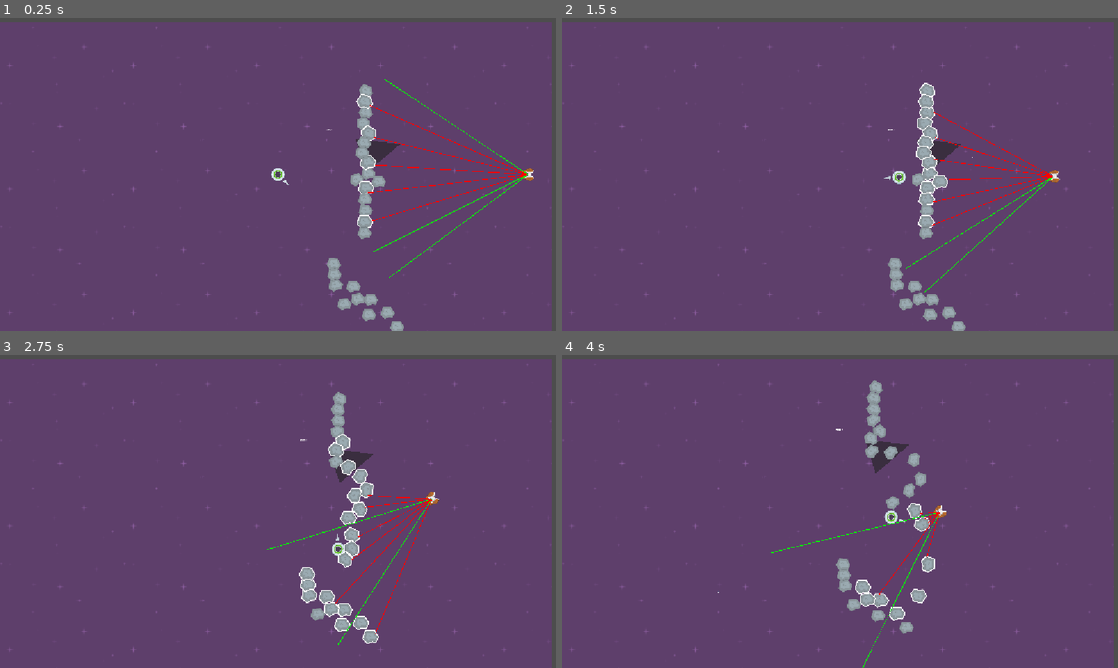
Above: before the commit, frames 1-4 (two rows, left to right).
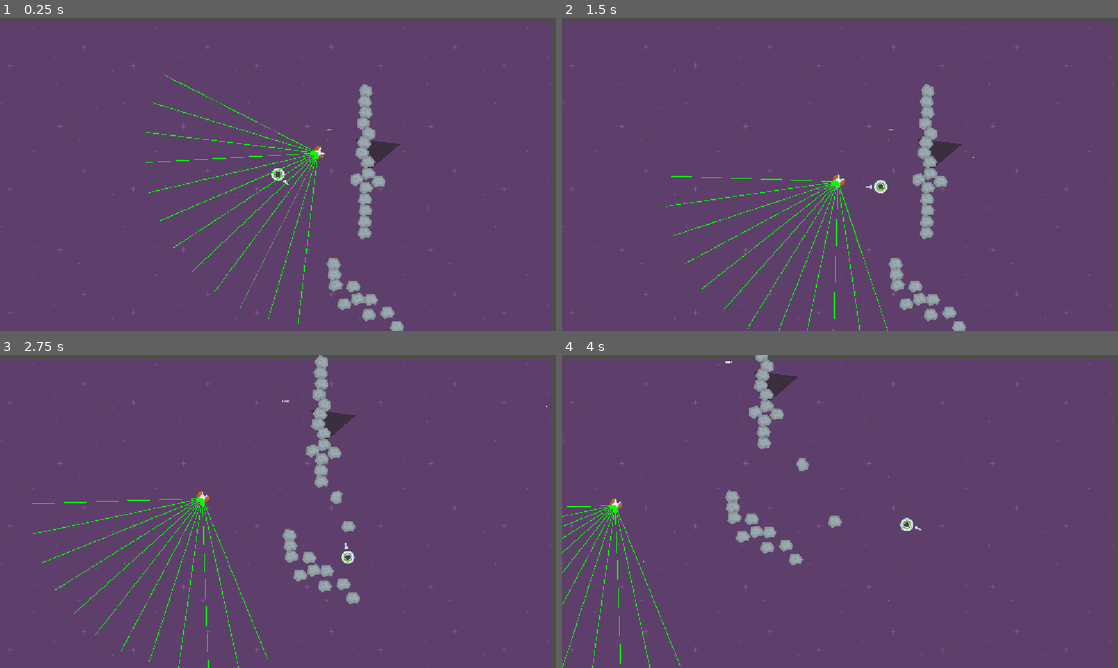
Above: after the commit, the same moments.

Repository: BlackSabre/SpeedySaucer
Game: Godot game, scene res://scenes/levels/level_1.tscn
Same seed, same stepped clock (60 frames per second), same inputs: the game is played once before the commit and once after it.
Inputs (mouse positions are in pixels of both pictures, inside the frame that each line leads up to):
- Up to frame 1 (0.25 s): no input
- Up to frame 2 (1.5 s): move the mouse to (962, 158) at 0.52 s; hold D (move_right) 0.53-1.28 s; click (962, 158) at 0.67 s; move the mouse to (728, 190) at 1.27 s; hold S (move_down) from 1.28 s (still down)
- Up to frame 3 (2.75 s): move the mouse to (333, 442) at 2.02 s; release S (move_down) at 2.03 s; hold D (move_right) from 2.03 s (still down)
- Up to frame 4 (4 s): move the mouse to (812, 574) at 2.77 s; release D (move_right) at 2.78 s; hold W (move_up) 2.78-3.53 s; click (812, 574) at 2.92 s; move the mouse to (1006, 558) at 3.52 s; hold A (move_left) from 3.53 s (still down)

The runs differ from the first frame. In frame 1, 1.6% of the frame differs, in the area x 26-96%, y 18-98%; in frame 2, 2.0%; in frame 3, 5.8%, in the area x 5-99%, y 0-100%; in frame 4, 5.3%.

Commit message:
Random Patrol Movement
Allows enemy to move to random places in front of itself. About to move things around to separate concerns for movement

Diff:
--- a/scenes/entities/enemies/enemy.gd
+++ b/scenes/entities/enemies/enemy.gd
@@ -2,37 +2,24 @@
 
 @export var move_speed: float = 300
 @export var turn_rate: float = 1
-@export var max_turn_radians: float = 5
+@export var max_rotation_radians: float = 0.2
 @export var attack_move_speed: float = 750
 @export var accleration_factor: float = 50
 @export var raycaster: Raycaster
-#@export var steering_manager: SteeringManager
-
-@export var angle_slerp_switch: float = 0.55
-@export var continuous_slerp_rate: float = 3.0
-@export var abort_attack_distance_threshold: int = 1500
-@export var abort_turn_distance_threshold: int = 900
-@export var start_turn_distance_threshold: int = 800
-
-@export var steering_slerp_weight: float = 0.2
-@export var steering_interval: float = 0.05
 
 var current_speed: float
 var target_speed: float
 var current_direction: Vector2 = Vector2(1, 0)
-var desired_normalized_direction: Vector2 = Vector2(1, 0)
-var steered_direction: Vector2 = Vector2(1, 0)
 
-#var target_player: RigidBody2D
+var target_player: RigidBody2D
 var current_state: EnemyState
 
-var steering_timer: float
-var distance_to_goal: float
-var avoidance_vector: Vector2
-var previous_avoidance_vector: Vector2
+var steering_timer: float = 5.0
+var patrol_timer: float = 0.0
+var patrol_timer_max: float = 5.0
+var normalized_previous_direction: Vector2
 
-#temp
-var target_player
+var target_global_positions: Array[Vector2]
 
 enum EnemyState {
 	CREATE_DISTANCE,
@@ -45,40 +32,74 @@
 	current_speed = move_speed
 	current_state = EnemyState.CREATE_DISTANCE
 	target_player = get_tree().get_first_node_in_group("Players")
-	desired_normalized_direction = (target_player.global_position - global_position).normalized()
-	current_direction = desired_normalized_direction
+	current_direction = (target_player.global_position - global_position).normalized()
+	normalized_previous_direction = current_direction
+	target_global_positions.append(target_player.global_position)
 	look_at(target_player.global_position)
 
 
 func _physics_process(delta: float) -> void:
+	target_global_positions = _find_next_target(delta)
+	velocity = _calculate_velocity(delta)
+	var angle = current_direction.angle()
+	rotation = lerp_angle(rotation, angle, max_rotation_radians)
+	move_and_slide()
+
+
+# current_direction, normalized_previous_direction
+func _calculate_velocity(delta: float) -> Vector2:
+	var direction_lerp_weight: float = 1.0 - exp(-turn_rate * delta)
 	var ray_result_data: Array[RayResult] = _calculate_ray_data()
+
 	var weighted_goal_direction: Vector2 = _calculate_direction(ray_result_data)
+	normalized_previous_direction = current_direction
 
-	var direction_lerp_weight: float = 1.0 - exp(-turn_rate * delta)
-	current_direction = lerp(current_direction, weighted_goal_direction, direction_lerp_weight).normalized()
-	var angle = current_direction.angle()
+	var lerped_direction: Vector2 = lerp(current_direction, weighted_goal_direction, direction_lerp_weight).normalized()
+	if not lerped_direction.is_zero_approx():
+		current_direction = lerped_direction
 
-	rotation = lerp_angle(rotation, angle, 0.2)
-	velocity = current_direction * move_speed
-
-	move_and_slide()
+	return current_direction * move_speed
 
 
 func _calculate_ray_data() -> Array[RayResult]:
 	var ray_exclusion_rid_array: Array[RID] = [self.get_rid(), target_player.get_rid()]
-	desired_normalized_direction = (target_player.global_position - global_position).normalized()
 	return raycaster.cast_rays_in_direction(current_direction, collision_mask, ray_exclusion_rid_array)
 
 
 func _calculate_direction(ray_result_data: Array[RayResult]) -> Vector2:
 	var steering_manager_settings = SteeringManagerSettings.new()
-	var target_global_positions: Array[Vector2]
 
-	target_global_positions.append(target_player.global_position)
 	steering_manager_settings.source_global_position = global_position
 	steering_manager_settings.target_global_positions = target_global_positions
+	steering_manager_settings.normalized_previous_direction = normalized_previous_direction
 	steering_manager_settings.normalized_current_direction = current_direction.normalized()
 	steering_manager_settings.ray_results = ray_result_data
 	steering_manager_settings.ray_length = raycaster.ray_length
 
 	return SteeringManager.calculate_direction(steering_manager_settings)
+
+
+# Returns the player global position if ahead of the enemy, otherwise returns a random
+# global_position. Does not currently support having multiple targets
+func _find_next_target(delta: float) -> Array[Vector2]:
+	patrol_timer += delta
+
+	var direction_to_player = (target_player.global_position - global_position).normalized()
+	var enemy_player_alignment: float = current_direction.dot(direction_to_player)
+	if enemy_player_alignment > 0:
+		target_global_positions.clear()
+		target_global_positions.append(target_player.global_position)
+		return target_global_positions
+
+	if patrol_timer <= patrol_timer_max:
+		return target_global_positions
+
+	target_global_positions.clear()
+	var random_angle: float = deg_to_rad(randf_range(-90, 90))
+	var random_direction: Vector2 = current_direction.rotated(random_angle)
+	var random_position: Vector2 = global_position + random_direction * 1000
+
+	target_global_positions.append(random_position)
+	patrol_timer = 0.0
+
+	return target_global_positions
--- a/scenes/entities/enemies/enemy.tscn
+++ b/scenes/entities/enemies/enemy.tscn
@@ -2,7 +2,8 @@
 
 [ext_resource type="Script" uid="uid://bkfwwh4nvjceg" path="res://scenes/entities/enemies/enemy.gd" id="1_67neu"]
 [ext_resource type="Texture2D" uid="uid://c0qob77ivtlw5" path="res://assets/kenney_space-shooter-redux/PNG/Enemies/enemyRed1.png" id="2_ktqfp"]
-[ext_resource type="PackedScene" uid="uid://d0ff62v2gku3o" path="res://scenes/entities/utilities/raycaster/raycaster.tscn" id="3_c8ylr"]
+[ext_resource type="PackedScene" uid="uid://d0ff62v2gku3o" path="res://utilities/raycaster/raycaster.tscn" id="3_c8ylr"]
+[ext_resource type="Script" uid="uid://drd75g0e3xcwo" path="res://utilities/navigation/navigator.gd" id="3_pm80n"]
 
 [sub_resource type="CircleShape2D" id="CircleShape2D_7i4tb"]
 radius = 36.013885
@@ -11,7 +12,7 @@
 collision_layer = 4
 collision_mask = 14
 script = ExtResource("1_67neu")
-raycaster = NodePath("Raycaster")
+raycaster = NodePath("Navigator/Raycaster")
 
 [node name="Sprite2D" type="Sprite2D" parent="." unique_id=2082000728]
 rotation = 4.712389
@@ -20,7 +21,10 @@
 [node name="CollisionShape2D" type="CollisionShape2D" parent="." unique_id=1490024136]
 shape = SubResource("CircleShape2D_7i4tb")
 
-[node name="Raycaster" parent="." unique_id=408926492 instance=ExtResource("3_c8ylr")]
+[node name="Navigator" type="Node2D" parent="." unique_id=153048049]
+script = ExtResource("3_pm80n")
+
+[node name="Raycaster" parent="Navigator" unique_id=408926492 instance=ExtResource("3_c8ylr")]
 ray_length = 1200
-number_of_raycasts = 8
+number_of_raycasts = 12
 debug = true
--- a/scenes/entities/utilities/steering_behaviours/chase_behaviour.gd
+++ /dev/null
@@ -1,5 +0,0 @@
-class_name ChaseBehaviour extends SteeringBehaviour
-
-func calculate_maps(targets: Array[Vector2], interest_map: Array[Vector2],
-	danger_map: Array[Vector2]):
-		pass
--- a/scenes/entities/utilities/steering_behaviours/steering_behaviour.gd
+++ /dev/null
@@ -1,16 +0,0 @@
-class_name SteeringBehaviour extends Node
-
-var source_global_position: Vector2
-var target_positions: Array[Vector2]
-var interest_map: Dictionary[Vector2, float]
-var danger_map: Dictionary[Vector2, float]
-
-func _init() -> void:
-	pass
-
-func calculate_maps(targets: Array[Vector2], interest_map: Array[Vector2], danger_map: Array[Vector2]):
-	pass
-
-
-func chase():
-	Raycaster
--- a/scenes/levels/level_1.tscn
+++ b/scenes/levels/level_1.tscn
@@ -57,8 +57,7 @@
 [node name="Enemies" type="Node" parent="." unique_id=862519078]
 
 [node name="Enemy" parent="Enemies" unique_id=1735677195 instance=ExtResource("5_sk5k4")]
-position = Vector2(1443, 322)
-move_speed = 200.0
+position = Vector2(7, 139)
 
 [node name="Obstacles" type="Node2D" parent="." unique_id=811036353]
 
--- /dev/null
+++ b/utilities/navigation/navigator.gd
@@ -0,0 +1,11 @@
+extends Node2D
+
+
+func _ready() -> void:
+	pass
+
+
+func _calculate_next_direction() -> Vector2:
+	return Vector2.ZERO
+
+	pass
--- a/scenes/entities/utilities/raycaster/raycaster.tscn
+++ b/utilities/raycaster/raycaster.tscn
@@ -1,6 +1,6 @@
 [gd_scene format=3 uid="uid://d0ff62v2gku3o"]
 
-[ext_resource type="Script" uid="uid://c1faskok7cv1g" path="res://scenes/entities/utilities/raycaster/raycaster.gd" id="1_37rn3"]
+[ext_resource type="Script" uid="uid://c1faskok7cv1g" path="res://utilities/raycaster/raycaster.gd" id="1_37rn3"]
 
 [node name="Raycaster" type="Node2D" unique_id=408926492]
 script = ExtResource("1_37rn3")
--- a/scenes/entities/utilities/steering_behaviours/steering_manager.gd
+++ b/utilities/steering_behaviours/steering_manager.gd
@@ -7,16 +7,18 @@
 	var source_global_position: Vector2 = steering_manager_settings.source_global_position
 	var target_global_positions: Array[Vector2] = steering_manager_settings.target_global_positions
 	var normalized_current_direction: Vector2 = steering_manager_settings.normalized_current_direction
+	var normalized_previous_direction: Vector2 = steering_manager_settings.normalized_previous_direction
 	var ray_results: Array[RayResult] = steering_manager_settings.ray_results
 	var ray_length: int = steering_manager_settings.ray_length
 
 	assert(ray_length > 0)
+	assert(target_global_positions.size() > 0)
 
 	ray_results = _detect_wall_hits(ray_results)
 
 	for ray: RayResult in ray_results:
 		var danger_weight: float = _calculate_danger_weight(ray, ray_length)
-		var interest_weight: float = _calculate_interest_weight(ray, normalized_current_direction, source_global_position, target_global_positions)
+		var interest_weight: float = _calculate_interest_weight(ray, normalized_current_direction, normalized_previous_direction, source_global_position, target_global_positions)
 
 		danger_weights.append(danger_weight)
 		interest_weights.append(interest_weight)
@@ -30,6 +32,7 @@
 		final_interest_weights.append(calculated_weight)
 
 	var final_direction: Vector2 = _calculate_final_direction(final_interest_weights, ray_results)
+	#print(final_direction)
 	return final_direction
 
 
@@ -43,6 +46,7 @@
 
 static func _calculate_interest_weight(ray: RayResult,
 	normalized_current_direction: Vector2,
+	normalized_previous_direction: Vector2,
 	source_global_position: Vector2,
 	target_global_positions: Array[Vector2]) -> float:
 
@@ -52,11 +56,19 @@
 		var direction_to_target: Vector2 = source_global_position.direction_to(target_position)
 		var target_alignment: float = clampf(direction_to_target.dot(ray.normalized_direction), 0, 1)
 		var current_direction_alignment: float = clampf(ray.normalized_direction.dot(normalized_current_direction), 0, 1)
-		var weight: float = (target_alignment * 0.8) + (current_direction_alignment * 0.2)
+		var previous_direction_alignment: float = clampf(ray.normalized_direction.dot(normalized_previous_direction), 0, 1)
+
+		# Below weights should not sum past 1.0
+		const TARGET_WEIGHT: float = 0.8
+		const CURRENT_DIRECTION_WEIGHT: float = 0.15
+		const PREVIOUS_DIRECTION_WEIGHT: float = 1.0 - TARGET_WEIGHT - CURRENT_DIRECTION_WEIGHT
+
+		var weight: float = (target_alignment * TARGET_WEIGHT) + \
+			(current_direction_alignment * CURRENT_DIRECTION_WEIGHT) + \
+			(previous_direction_alignment * PREVIOUS_DIRECTION_WEIGHT)
 
 		# Use highest interest as the final weight
 		highest_weight = maxf(highest_weight, weight)
-
 
 	return highest_weight
 
@@ -71,7 +83,7 @@
 	var danger_spread_factor: float = 0.6
 
 	for i: int in number_of_weights:
-		for offset in range(1, neighbour_propagation_limit + 1):
+		for offset: int in range(1, neighbour_propagation_limit + 1):
 			var distance_decay_spread: float = pow(danger_spread_factor, offset)
 
 			if i - offset >= 0:
@@ -120,9 +132,9 @@
 
 	return final_direction.normalized()
 
+
 # Marks rays as a wall if there are a certain number of sequental ray hits
 static func _detect_wall_hits(ray_results: Array[RayResult]) -> Array[RayResult]:
-	var rays := ray_results.duplicate()
 	var ray_wall_threshold: int = maxi(int(ray_results.size() / 4.0), 4) # The number of sequential rays to assume a wall exists
 	var successive_hits: int = 0
 
@@ -130,8 +142,8 @@
 	for ray: RayResult in ray_results:
 		ray.is_wall = false
 
-	for ray_index in rays.size():
-		var ray: RayResult = rays[ray_index]
+	for ray_index in ray_results.size():
+		var ray: RayResult = ray_results[ray_index]
 		if not(ray.hit):
 			successive_hits = 0
 			continue
@@ -141,9 +153,10 @@
 			# Treating this and previous hits as walls, so we need to backtrack and
 			# mark them as such
 			for i in range(0, ray_wall_threshold):
-				rays[ray_index - i].is_wall = true
-
-	return rays
+				ray_results[ray_index - i].is_wall = true
+
+	return ray_results
+
 
 # Attempts to avoid sequential regions of blocked ray casts.
 static func _avoid_blocked_regions(ray_results: Array[RayResult],
--- a/scenes/entities/utilities/steering_behaviours/steering_manager_settings.gd
+++ b/utilities/steering_behaviours/steering_manager_settings.gd
@@ -2,6 +2,7 @@
 
 var source_global_position: Vector2
 var target_global_positions: Array[Vector2]
+var normalized_previous_direction: Vector2
 var normalized_current_direction: Vector2
 var ray_target_positions: PackedVector2Array
 var ray_length: int
Not shown, removed: scenes/entities/utilities/steering_behaviours/chase_behaviour.gd.uid
Not shown, removed: scenes/entities/utilities/steering_behaviours/steering_behaviour.gd.uid
Not shown, added: utilities/navigation/navigator.gd.uid
Renamed: scenes/entities/utilities/path_finder/path_finder.gd -> utilities/path_finder/path_finder.gd
Renamed: scenes/entities/utilities/path_finder/path_finder.gd.uid -> utilities/path_finder/path_finder.gd.uid
Renamed: scenes/entities/utilities/path_finder/path_finder_settings.gd -> utilities/path_finder/path_finder_settings.gd
Renamed: scenes/entities/utilities/path_finder/path_finder_settings.gd.uid -> utilities/path_finder/path_finder_settings.gd.uid
Renamed: scenes/entities/utilities/raycaster/raycast_calculator.gd -> utilities/raycaster/raycast_calculator.gd
Renamed: scenes/entities/utilities/raycaster/raycast_calculator.gd.uid -> utilities/raycaster/raycast_calculator.gd.uid
Renamed: scenes/entities/utilities/raycaster/raycast_result.gd -> utilities/raycaster/raycast_result.gd
Renamed: scenes/entities/utilities/raycaster/raycast_result.gd.uid -> utilities/raycaster/raycast_result.gd.uid
Renamed: scenes/entities/utilities/raycaster/raycast_settings.gd -> utilities/raycaster/raycast_settings.gd
(and 5 more such lines)
